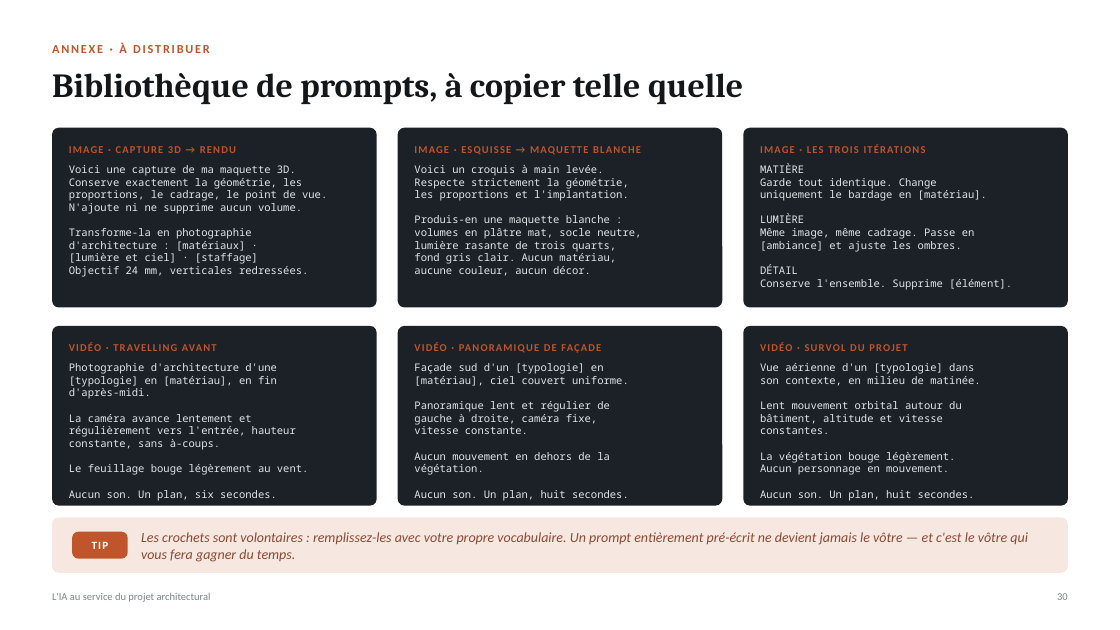
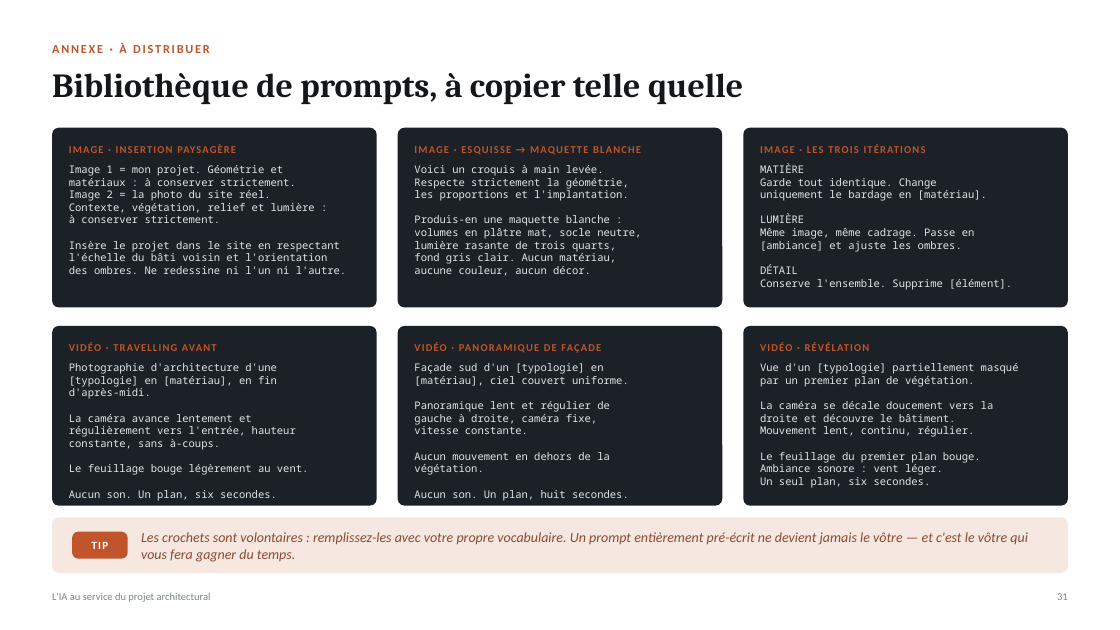
Before and after one commit to ancaagency/page-de-vente-Alba, a slide deck: slide 31 of formation-ia-architectes/formation-ia-architectes.pptx (slide 30 before the commit). Drawn at 1120x630 pixels with LibreOffice and Linux fonts; fonts in the diff are those of the drawing. Boxes give left, top, right and bottom in pixels: in the first picture for what was removed or moved away, otherwise in the second. Text is boxed around its words. In the diff, an @@ line names an element or a change of style, - is before the commit and + after.

```diff
--- a/formation-ia-architectes/formation-ia-architectes.pptx
+++ b/formation-ia-architectes/formation-ia-architectes.pptx
@@ text at (69, 139, 360, 160): text changed @@
-IMAGE · CAPTURE 3D → RENDU
+IMAGE · INSERTION PAYSAGÈRE
@@ text at (69, 165, 346, 274): text changed @@
-Voici une capture de ma maquette 3D.
-Conserve exactement la géométrie, les
-proportions, le cadrage, le point de vue.
-N'ajoute ni ne supprime aucun volume.
-Transforme-la en photographie
-d'architecture : [matériaux] ·
-[lumière et ciel] · [staffage]
-Objectif 24 mm, verticales redressées.
+Image 1 = mon projet. Géométrie et
+matériaux : à conserver strictement.
+Image 2 = la photo du site réel.
+Contexte, végétation, relief et lumière :
+à conserver strictement.
+Insère le projet dans le site en respectant
+l'échelle du bâti voisin et l'orientation
+des ombres. Ne redessine ni l'un ni l'autre.
@@ text at (760, 338, 1051, 358): text changed @@
-VIDÉO · SURVOL DU PROJET
+VIDÉO · RÉVÉLATION
@@ text at (760, 363, 1019, 488): text changed @@
-Vue aérienne d'un [typologie] dans
-son contexte, en milieu de matinée.
-Lent mouvement orbital autour du
-bâtiment, altitude et vitesse
-constantes.
-La végétation bouge légèrement.
-Aucun personnage en mouvement.
-Aucun son. Un plan, huit secondes.
+Vue d'un [typologie] partiellement masqué
+par un premier plan de végétation.
+La caméra se décale doucement vers la
+droite et découvre le bâtiment.
+Mouvement lent, continu, régulier.
+Le feuillage du premier plan bouge.
+Ambiance sonore : vent léger.
+Un seul plan, six secondes.
@@ text at (1057, 593, 1068, 600): text changed @@
-30
+31
```
Also in this commit, not shown: 25 other slides changed, 1 slide added, 3 other files.
